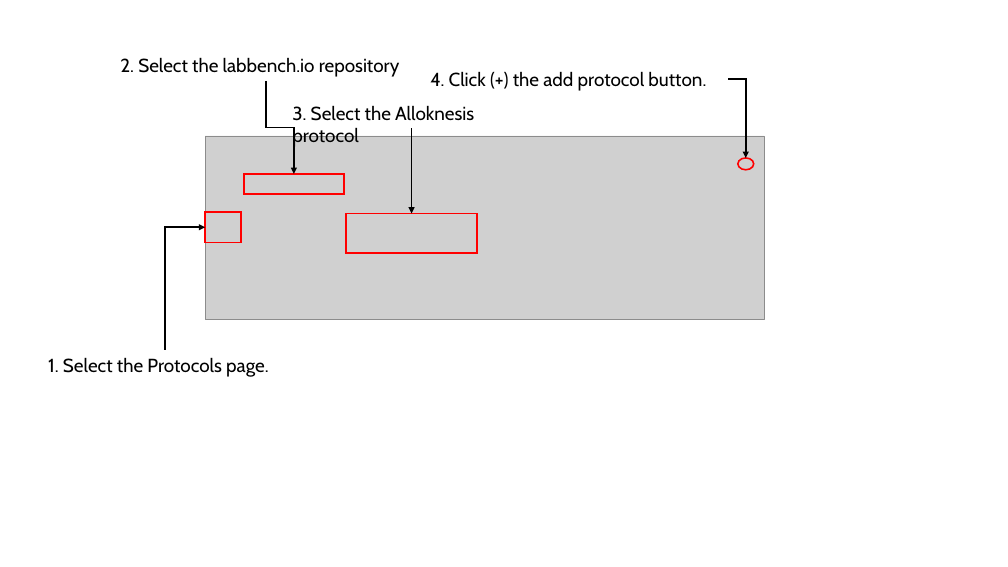
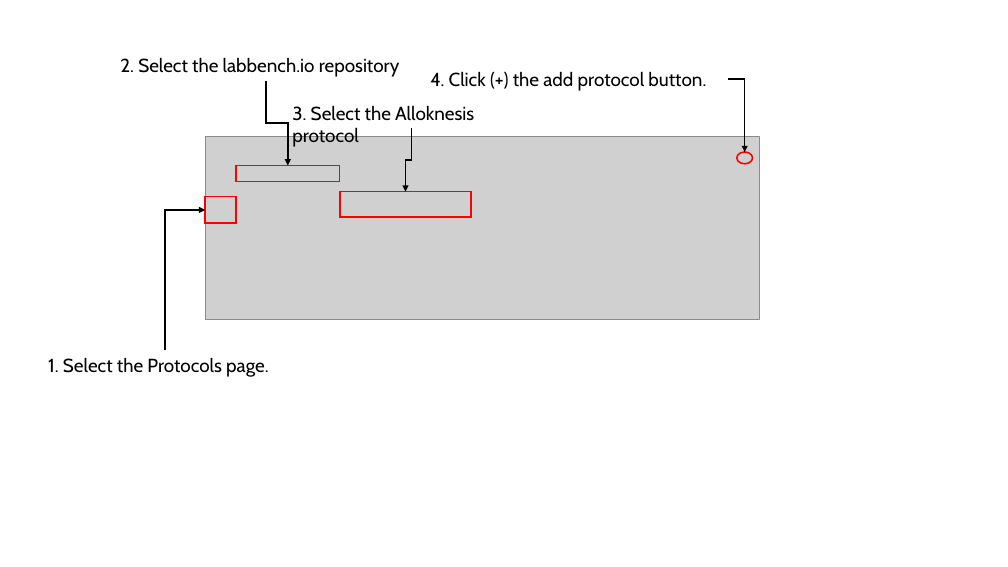
Before and after one commit to LabBench-Society/Protocols, a slide deck: slide 6 of docs/alloknesisDemo/Illustrations.pptx. Drawn at 1008x567 pixels with LibreOffice and Linux fonts; fonts in the diff are those of the drawing; grey boxes stand for pictures. Boxes give left, top, right and bottom in pixels: in the first picture for what was removed or moved away, otherwise in the second. Text is boxed around its words. In the diff, an @@ line names an element or a change of style, - is before the commit and + after.

```diff
--- a/docs/alloknesisDemo/Illustrations.pptx
+++ b/docs/alloknesisDemo/Illustrations.pptx
@@ elbow arrow moved from (266, 81) - (294, 174) to (266, 81) - (288, 166) @@
@@ elbow arrow moved from (728, 79) - (746, 158) to (728, 79) - (745, 152) @@
@@ picture: place and size @@
-picture at (205,136,764,320)
+picture at (205,136,759,319)
@@ elbow arrow moved from (412, 128) - (412, 213) to (412, 128) - (405, 191) @@
@@ rectangle: place and size @@
-rectangle at (244,174,344,194)
+rectangle at (236,166,340,181)
@@ ellipse: place and size @@
-ellipse at (738,158,754,170)
+ellipse at (737,152,753,164)
@@ rectangle: place and size @@
-rectangle at (205,212,240,242)
+rectangle at (205,197,236,223)
@@ rectangle: place and size @@
-rectangle at (346,213,477,253)
+rectangle at (340,191,471,217)
@@ elbow arrow moved from (165, 350) - (205, 228) to (165, 350) - (205, 210) @@
```
Also in this commit, not shown: 3 other files.
